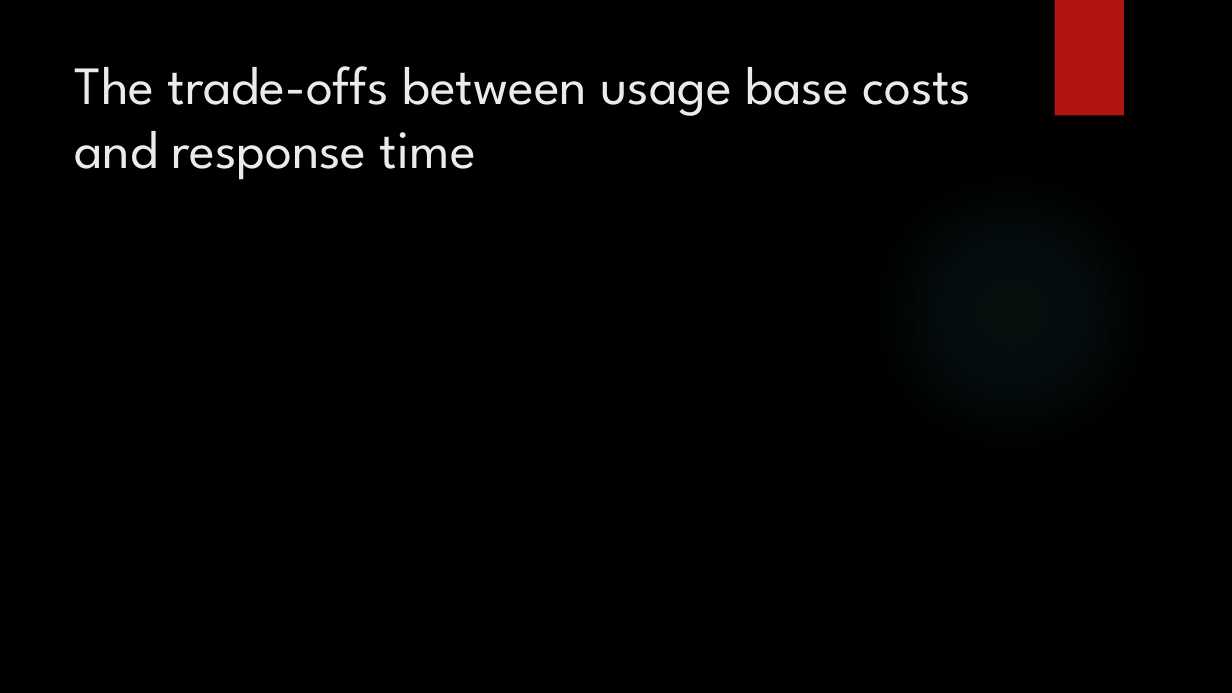
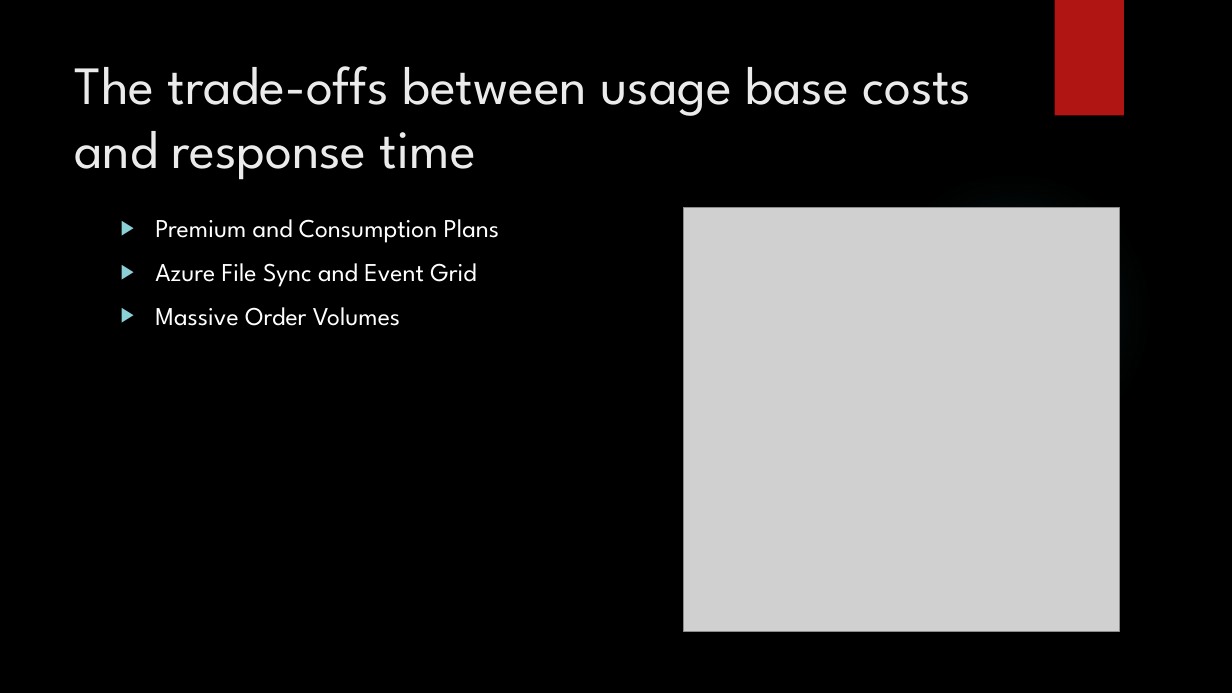
Before and after one commit to han00163/CST8912-MidTerm-Group-Project, a slide deck: slide 5 of CST8912_011_Presentation1_Group3.pptx. Drawn at 1232x693 pixels with LibreOffice and Linux fonts; fonts in the diff are those of the drawing; grey boxes stand for pictures; background and template pictures are left out. Boxes give left, top, right and bottom in pixels: in the first picture for what was removed or moved away, otherwise in the second. Text is boxed around its words. In the diff, an @@ line names an element or a change of style, - is before the commit and + after.

```diff
--- a/CST8912_011_Presentation1_Group3.pptx
+++ b/CST8912_011_Presentation1_Group3.pptx
@@ picture added at (684, 208, 1120, 632) @@
@@ text added at (155, 219, 499, 326), 20 pt, text #FFFFFF @@
+▶ Premium and Consumption Plans
+▶ Azure File Sync and Event Grid
+▶ Massive Order Volumes
```
Also in this commit, not shown: 3 other slides changed, 5 slides added, 1 slide removed.
